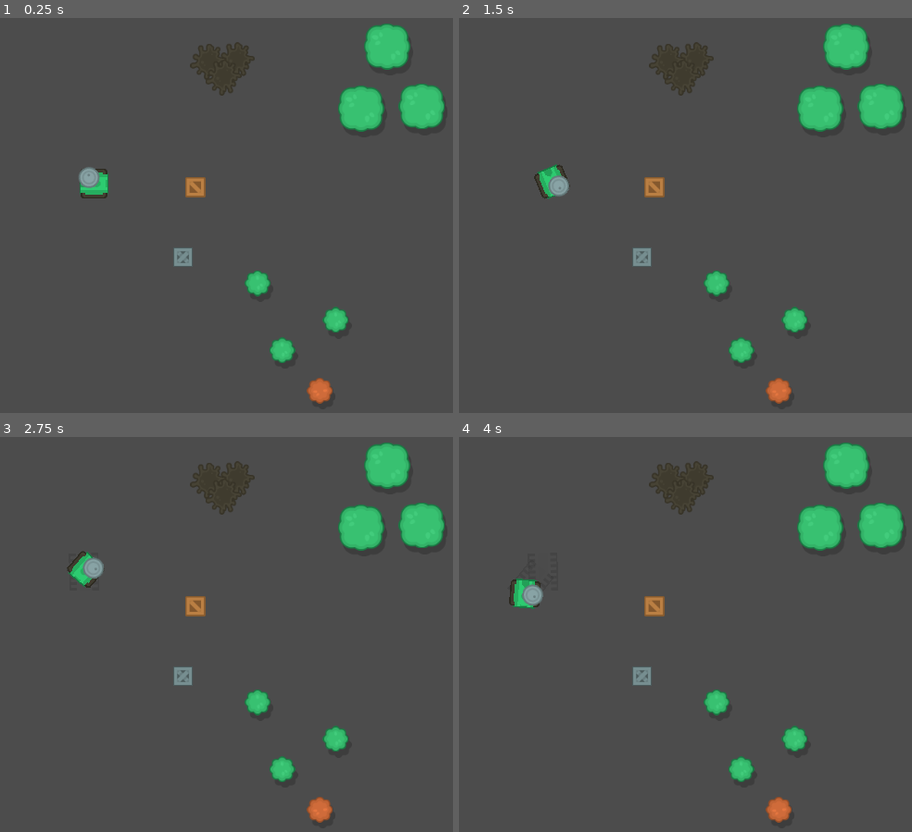
Above: before the commit, frames 1-4 (two rows, left to right).
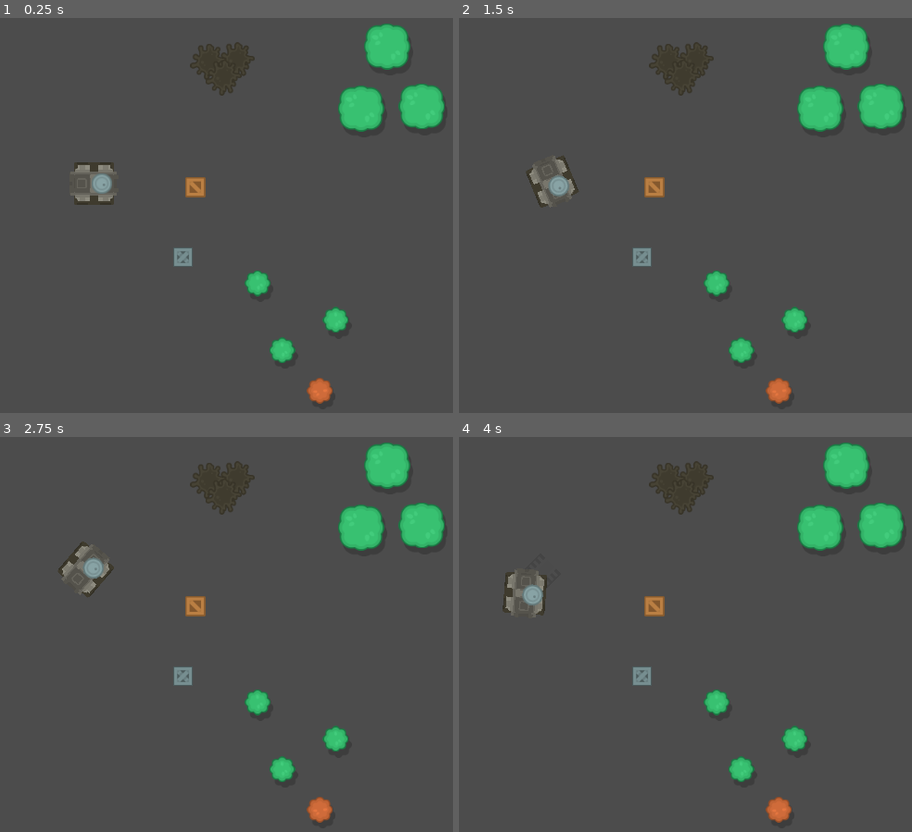
Above: after the commit, the same moments.

Repository: RuanSR/rogue-tank-game
Game: Godot game, scene res://src/Levels/TestLevel/View/TestArea.tscn
The game is run twice, just before and just after one commit, with the same random seed, the same clock (stepped at 60 frames per second) and the same inputs. The engine's default icon, where the game draws it, is replaced by a stand-in: a white triangle on a blue panel in a dark square.
Inputs (mouse positions are in pixels of both pictures, inside the frame that each line leads up to):
- Up to frame 1 (0.25 s): no input
- Up to frame 2 (1.5 s): tap Enter at 0.5 s; move the mouse to (outside the picture) at 0.52 s; hold Right (ui_right) 0.53-1.28 s; move the mouse to (608, 219) at 1.27 s; hold Down (ui_down) from 1.28 s (still down)
- Up to frame 3 (2.75 s): move the mouse to (371, 519) at 2.02 s; release Down (ui_down) at 2.03 s; hold Right (ui_right) from 2.03 s (still down)
- Up to frame 4 (4 s): move the mouse to (717, 701) at 2.77 s; release Right (ui_right) at 2.78 s; hold Up (ui_up) 2.78-3.53 s; move the mouse to (outside the picture) at 3.52 s; hold Left (ui_left) from 3.53 s (still down)

The runs differ from the first frame. In frame 1, 0.8% of the frame differs, in the area x 15-26%, y 36-48%; in frame 2, 0.7%; in frame 3, 0.6%; in frame 4, 0.7%.

Commit message:
feat: Adicionou movimentacao por joystick

Diff:
--- a/project.godot
+++ b/project.godot
@@ -155,6 +155,8 @@
 "deadzone": 0.5,
 "events": [ Object(InputEventKey,"resource_local_to_scene":false,"resource_name":"","device":0,"alt":false,"shift":false,"control":false,"meta":false,"command":false,"pressed":false,"scancode":32,"physical_scancode":0,"unicode":0,"echo":false,"script":null)
 , Object(InputEventMouseButton,"resource_local_to_scene":false,"resource_name":"","device":0,"alt":false,"shift":false, …(202 unchanged characters)…
+, Object(InputEventJoypadButton,"resource_local_to_scene":false,"resource_name":"","device":0,"button_index":6,"pressure":0.0,"pressed":false,"script":null)
+, Object(InputEventJoypadButton,"resource_local_to_scene":false,"resource_name":"","device":0,"button_index":7,"pressure":0.0,"pressed":false,"script":null)
  ]
 }
 
--- a/src/Levels/TestLevel/View/TestArea.tscn
+++ b/src/Levels/TestLevel/View/TestArea.tscn
@@ -47,10 +47,10 @@
 
 [node name="PlayerTank" parent="." instance=ExtResource( 1 )]
 position = Vector2( 231, 282 )
-selected_skin_index = 12
+selected_skin_index = 11
 
 [node name="TankBarrel" parent="PlayerTank" instance=ExtResource( 3 )]
-selected_skin_index = 6
+selected_skin_index = 43
 
 [node name="Nature" type="Node" parent="."]
 
--- a/src/Modules/PlayerTank/@SubModules/TankBarrel/Presenter/barrel_presenter.gd
+++ b/src/Modules/PlayerTank/@SubModules/TankBarrel/Presenter/barrel_presenter.gd
@@ -1,13 +1,14 @@
 class_name BarrelPresenter
 
-var _model: BarrelModel
-var _view
+const LEFT_JOY_DEAD_ZORE: float = 0.02
+const RIGTH_JOY_DEAD_ZONE: float = .95
 
 const _prefab_bullet: PackedScene = preload ("res://src/Modules/PlayerTank/@SubModules/TankBullet/View/TankBullet.tscn")
 
+var _model: BarrelModel
 var _self_ref: String
-
 var _common: CommonPlayer = CommonPlayer.new()
+var _view
 
 func _init(_view):
 	self._view = _view
@@ -49,3 +50,30 @@
 		return allow_shot
 
 	return !allow_shot
+
+func on_barrel_move():
+
+	if (_view.can_mouse_look):
+		_on_mouse_move()
+
+	_on_joy_stick_move()
+
+func _on_joy_stick_move() -> void:
+	var r_hor_axis = -Input.get_joy_axis(0, JOY_AXIS_2)
+
+	if (abs(r_hor_axis) < LEFT_JOY_DEAD_ZORE):
+		r_hor_axis = 0
+
+	var r_ver_axis = -Input.get_joy_axis(0, JOY_AXIS_3)
+
+	if (abs(r_ver_axis) < LEFT_JOY_DEAD_ZORE):
+		r_ver_axis = 0
+
+	if (r_hor_axis != 0 and r_ver_axis != 0):
+		var vector = Vector2(r_hor_axis, r_ver_axis)
+		if (vector.length() > RIGTH_JOY_DEAD_ZONE):
+			_view.global_rotation = vector.normalized().angle()
+			_view.can_mouse_look = false
+
+func _on_mouse_move() -> void:
+	_view.look_at(_view.get_global_mouse_position())
--- a/src/Modules/PlayerTank/@SubModules/TankBarrel/barrel_view.gd
+++ b/src/Modules/PlayerTank/@SubModules/TankBarrel/barrel_view.gd
@@ -1,6 +1,7 @@
 tool
 class_name BarrelView extends Node2D
 
+var can_mouse_look = false
 
 export var bullet_limit_shot: int = 5 setget set_bullet_limit_shot, get_bullet_limit_shot
 
@@ -25,13 +26,18 @@
 func _init():
 	InjectModel.load_model_dependency(self)
 
+func _input(event):
+	if (event is InputEventMouseMotion):
+		can_mouse_look = true
+
 func _physics_process(_delta):
 	if (Engine.is_editor_hint()):
 		$TankBarrelSprite.set_texture($BarrelSkinManager.get_sprite_texture())
 		return
 
 	on_shot()
-	look_at(get_global_mouse_position())
+	_presenter.on_barrel_move()
+
 
 func on_shot() -> void:
 	if (Input.is_action_just_pressed("ui_shoot")):
--- a/src/Modules/PlayerTank/Presenter/player_tank_presenter.gd
+++ b/src/Modules/PlayerTank/Presenter/player_tank_presenter.gd
@@ -47,6 +47,9 @@
 	if (Input.is_action_pressed("ui_down")):
 		direction_value -= 1;
 
+	if (direction_value == 0):
+		direction_value = -Input.get_joy_axis(0, JOY_AXIS_1)
+
 	_acceleration = lerp(_acceleration, _model.MAX_SPEED * direction_value, .03)
 
 	var variation_velocity: float = 1
@@ -69,4 +72,7 @@
 	if (Input.is_action_pressed("ui_left")):
 		rot -= 1;
 
+	if (rot == 0):
+		rot = Input.get_joy_axis(0, JOY_AXIS_0)
+
 	_view.rotate(_model.ROTATION_VELOCITY * rot * _view.get_physics_process_delta_time())
